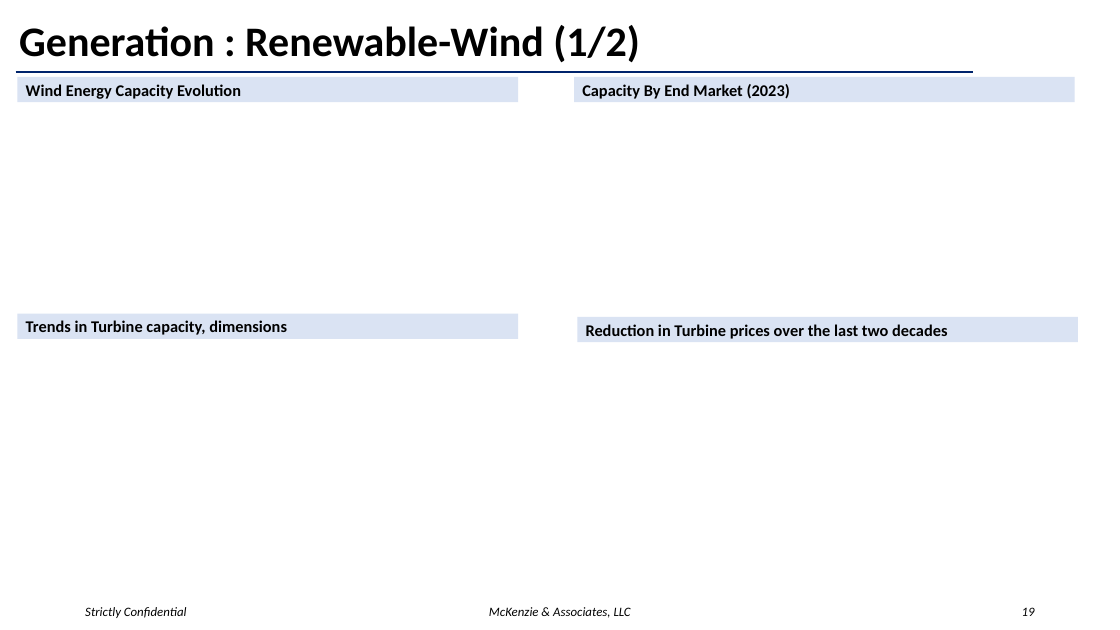
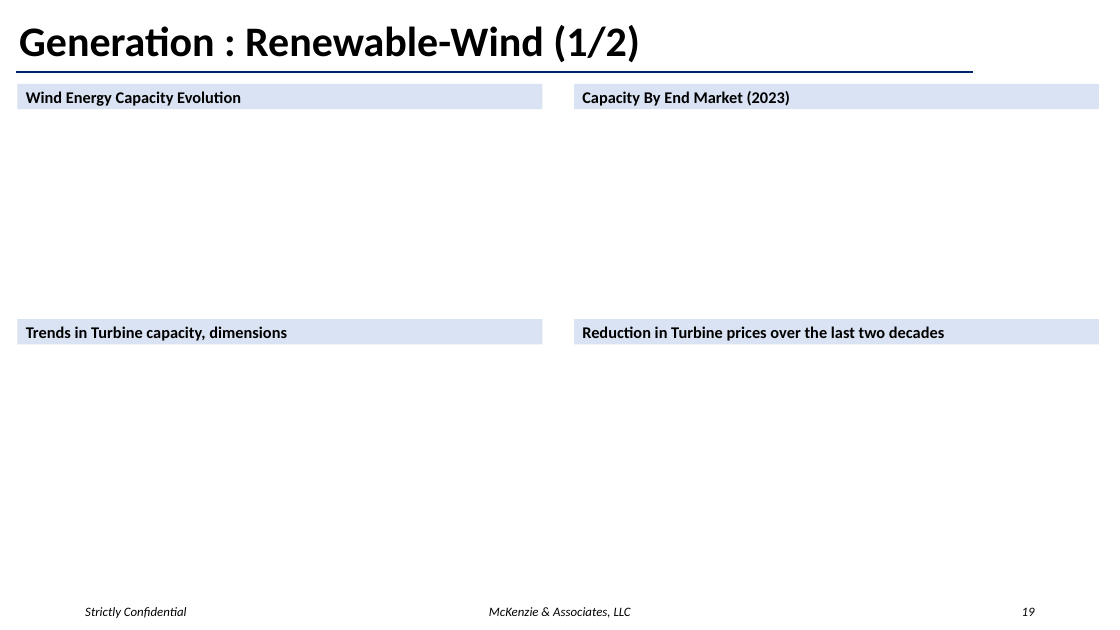
Before and after one commit to McKenzieaa/mck_cfo, a slide deck: slide 19 of streamlit_dashboard/data/energy_template.pptx. Drawn at 1120x630 pixels with LibreOffice and Linux fonts; fonts in the diff are those of the drawing. Boxes give left, top, right and bottom in pixels: in the first picture for what was removed or moved away, otherwise in the second. Text is boxed around its words. In the diff, an @@ line names an element or a change of style, - is before the commit and + after.

```diff
--- a/streamlit_dashboard/data/energy_template.pptx
+++ b/streamlit_dashboard/data/energy_template.pptx
@@ rectangle "Wind Energy Capacity Evolution": place and size @@
-rectangle "Wind Energy Capacity Evolution" at box(18, 77, 518, 103)
+rectangle "Wind Energy Capacity Evolution" at box(18, 84, 543, 109)
@@ rectangle "Capacity By End Market (2023)": place and size @@
-rectangle "Capacity By End Market (2023)" at box(574, 77, 1075, 103)
+rectangle "Capacity By End Market (2023)" at box(574, 84, 1099, 109)
@@ rectangle "Trends in Turbine capacity, dimensions": place and size @@
-rectangle "Trends in Turbine capacity, dimensions" at box(18, 313, 518, 339)
+rectangle "Trends in Turbine capacity, dimensions" at box(18, 319, 543, 344)
@@ rectangle "Reduction in Turbine prices over ...": place and size @@
-rectangle "Reduction in Turbine prices over ..." at box(577, 317, 1078, 342)
+rectangle "Reduction in Turbine prices over ..." at box(574, 319, 1099, 344)
```
Also in this commit, not shown: 15 other slides changed.
